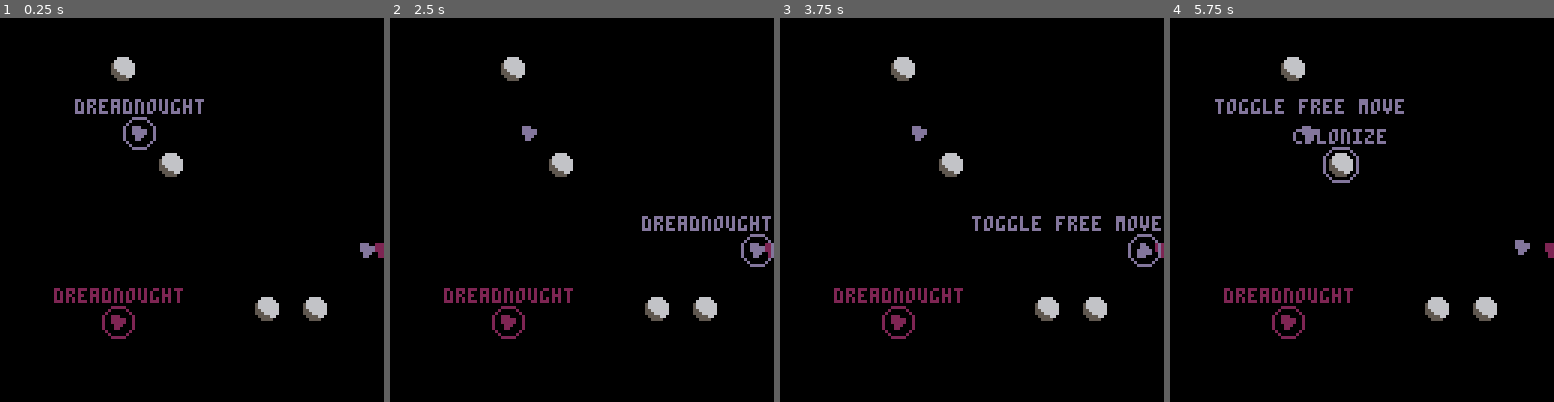
Above: before the commit, frames 1-4 (left to right).
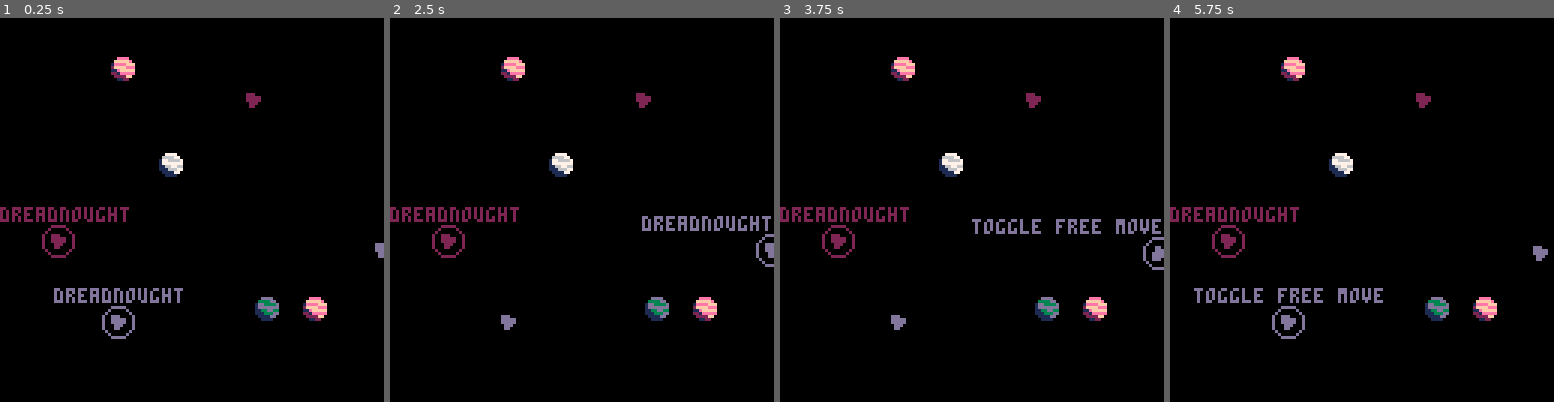
Above: after the commit, the same moments.

Repository: ironchestgames/pico-8-carts
Game: PICO-8 cartridge spacewar.p8
Same seed, same stepped clock (60 frames per second), same inputs: the game is played once before the commit and once after it.
Inputs:
- Up to frame 1 (0.25 s): no input
- Up to frame 2 (2.5 s): tap X (X key) at 0.33, 1.07, 1.85 s; tap O (Z key) at 0.7, 1.7, 2.1 s; hold Right 1.6-2.1 s; hold Up 2.15-2.42 s; hold Right from 2.47 s (still down)
- Up to frame 3 (3.75 s): tap O (Z key) every 0.4 s from 2.5 to 3.7 s; tap X (X key) at 2.97 s; release Right at 3.03 s; hold Left 3.08-3.58 s; hold Down from 3.63 s (still down)
- Up to frame 4 (5.75 s): release Down at 3.97 s; hold Right 4.02-4.68 s; tap X (X key) at 4.08, 5.2 s; tap O (Z key) every 0.4 s from 4.1 to 5.7 s; hold Up 4.73-5.03 s; hold Left 5.08-5.68 s; hold Down from 5.73 s (still down)

The runs differ from the first frame. In frame 1, 4.4% of the frame differs, in the area x 0-100%, y 10-84%; in frame 2, 3.7%; in frame 3, 4.5%; in frame 4, 5.5%.

Commit message:
spacewar - fix bugs, add ships shooting

Diff:
--- a/spacewar.p8
+++ b/spacewar.p8
@@ -81,11 +81,14 @@
 
 for _p in all(planets) do
  _p.isplanet=true
+ _p.spr=240+flr(rnd(12))
+ _p.text={}
+ _p.action={}
  _p.items={
-  {x=_p.x-11,y=_p.y-11},
-  {x=_p.x+11,y=_p.y-11},
-  {x=_p.x-11,y=_p.y+11},
-  {x=_p.x+11,y=_p.y+11},
+  {x=_p.x-11,y=_p.y-11,text={},action={}},
+  {x=_p.x+11,y=_p.y-11,text={},action={}},
+  {x=_p.x-11,y=_p.y+11,text={},action={}},
+  {x=_p.x+11,y=_p.y+11,text={},action={}},
  }
 end
 
@@ -96,8 +99,8 @@
 
  -- add player ships
  for _ship in all(_pl.ships) do
-  _ship.text=nil
-  _ship.action=function()
+  _ship.text[_pl.owner]=nil
+  _ship.action[_pl.owner]=function()
    _pl.curlevel=2
   end
  end
@@ -106,8 +109,8 @@
  -- add player planets
  for _planet in all(planets) do
   if _planet.owner == _pl.owner then
-   _planet.text='build'
-   _planet.action=function()
+   _planet.text[_pl.owner]='build'
+   _planet.action[_pl.owner]=function()
     _pl.curlevel=2
    end
    add(_items,_planet)
@@ -130,8 +133,8 @@
   for _i=1,#_pl.shiptypes do
    local _shiptype=_pl.shiptypes[_i]
    _planet.items[_i].sprite=_shiptype.sprite
-   _planet.items[_i].text=_shiptype.name
-   _planet.items[_i].action=function()
+   _planet.items[_i].text[_pl.owner]=_shiptype.name
+   _planet.items[_i].action[_pl.owner]=function()
     _planet.orders='build'
     _planet.shiptype=_shiptype
     _planet.duration=_shiptype.duration
@@ -144,37 +147,37 @@
 
  else
 
-  _pl.sel1.text=nil
+  _pl.sel1.text[_pl.owner]=nil
   if _pl.sel1 == _pl.sel2 then
-   _pl.sel1.text='toggle free move'
-  end
-  _pl.sel1.action=function()
+   _pl.sel1.text[_pl.owner]='toggle free move'
+  end
+  _pl.sel1.action[_pl.owner]=function()
    _pl.curlevel=3
-   _pl.sel1.text=''
+   _pl.sel1.text[_pl.owner]=''
    _pl.sel3=_pl.sel1
   end
   add(_items,_pl.sel1)
 
   -- add planets
   for _planet in all(planets) do
-   _planet.text=nil
+   _planet.text[_pl.owner]=nil
    if _planet.owner == _pl.owner then
-    _planet.text='go to'
-    _planet.action=function()
+    _planet.text[_pl.owner]='go to'
+    _planet.action[_pl.owner]=function()
      shipgoto(_pl.sel1,_planet)
      _pl.sel1.orders=nil
      _pl.curlevel=1
     end
    elseif not _planet.owner then
-    _planet.text='colonize'
-    _planet.action=function()
+    _planet.text[_pl.owner]='colonize'
+    _planet.action[_pl.owner]=function()
      shipgoto(_pl.sel1,_planet)
      _pl.sel1.orders='colonize'
      _pl.curlevel=1
     end
    elseif _planet.owner and _planet.owner != _pl.owner then
-    _planet.text='invade'
-    _planet.action=function()
+    _planet.text[_pl.owner]='invade'
+    _planet.action[_pl.owner]=function()
      shipgoto(_pl.sel1,_planet)
      _pl.sel1.orders='invade'
      _pl.curlevel=1
@@ -207,13 +210,13 @@
    local _item={
     x=_x,
     y=_y,
-    text='move here',
-    action=function()
+    text={[_pl.owner]='move here'},
+    action={[_pl.owner]=function()
      _pl.sel2.targetx=_x
      _pl.sel2.targety=_y
      _pl.sel2.target=nil
      _pl.curlevel=1
-    end,
+    end},
    }
    local _tooclose=false
    for _planet in all(planets) do
@@ -251,22 +254,29 @@
  [1]={
   owner=1,
   col=13,
+  lasercol=12,
   shiptypes={
    {
     name='fighters',
     sprite=4,
+    hp=4,
+    range=8,
     spd=0.05,
     duration=1200,
    },
    {
     name='corvettes',
     sprite=8,
+    hp=6,
+    range=8,
     spd=0.04,
     duration=1200,
    },
    {
     name='dreadnought',
     sprite=0,
+    hp=8,
+    range=8,
     spd=0.025,
     duration=1200,
    },
@@ -282,10 +292,12 @@
  [2]={
   owner=2,
   col=2,
+  lasercol=8,
   shiptypes={
    {
     name='fighters',
     sprite=4,
+    hp=4,
     range=8,
     spd=0.05,
     duration=1200,
@@ -293,6 +305,7 @@
    {
     name='corvettes',
     sprite=8,
+    hp=6,
     range=8,
     spd=0.04,
     duration=1200,
@@ -300,6 +313,7 @@
    {
     name='dreadnought',
     sprite=0,
+    hp=8,
     range=8,
     spd=0.025,
     duration=1200,
@@ -342,9 +356,12 @@
 for _ship in all(allships) do
  _ship.targetx,_ship.targety=_ship.x,_ship.y
  _ship.spd=0.05
+ _ship.hp=8
  _ship.range=8
  _ship.name='dreadnought'
  _ship.sprite=0
+ _ship.text={}
+ _ship.action={}
 end
 
 
@@ -366,7 +383,7 @@
    if btnp(0,_btnpi) or btnp(1,_btnpi) or btnp(2,_btnpi) or btnp(3,_btnpi) then
     _player[_selkey]=perfselect(_btnpi,_player[_selkey],_items)
    elseif btnp(4,_btnpi) then
-    _player[_selkey].action()
+    _player[_selkey].action[_player.owner]()
    elseif btnp(5,_btnpi) then
     _player.curlevel=mid(0,_player.curlevel-1,2)
    end
@@ -387,6 +404,8 @@
     _ship.targetx=_x
     _ship.targety=_y
     _ship.owner=_planet.owner
+    _ship.text={}
+    _ship.action={}
     add(_player.ships,_ship)
     _planet.c=0
    end
@@ -394,8 +413,38 @@
  end
 
  -- move ships
+ local _allships={}
+ for _player in all(players) do
+  _allships=concat(_allships,_player.ships)
+ end
  for _player in all(players) do
   for _ship in all(_player.ships) do
+   if _ship.hp <= 0 then
+    goto continue
+   end
+   local _isattacking=nil
+   for _othership in all(_allships) do
+    if _othership.owner != _ship.owner and
+       dist(_ship.x,_ship.y,_othership.x,_othership.y) < _ship.range then
+     _ship.shoottarget=_othership
+     if _ship.shootc == nil or _ship.shootc < 0 then
+      _ship.shootc=90+flr(rnd(20))-10
+     end
+     _ship.shootc-=1
+     _isattacking=true
+     if _ship.shootc == 10 then
+      -- play sound effect
+      _othership.hp-=1
+     end
+     break
+    end
+   end
+   if _isattacking then
+    goto continue
+   end
+   _ship.shootc=nil
+   _ship.shoottarget=nil
+
    if dist(_ship.x,_ship.y,_ship.targetx,_ship.targety) < 4 then
     _ship.targetx,_ship.targety=_ship.x,_ship.y
     if _ship.target then
@@ -419,8 +468,6 @@
       end
      elseif _ship.orders == 'bomb' then
       -- pass
-     elseif _ship.orders == 'attack' then
-
      end
     end
    else
@@ -428,8 +475,25 @@
     _ship.x+=cos(_a)*_ship.spd
     _ship.y+=sin(_a)*_ship.spd
    end
-  end
- end
+   ::continue::
+  end
+ end
+
+ -- remove destroyed ships
+ for _player in all(players) do
+  for _ship in all(_player.ships) do
+   if _ship.hp <= 0 then
+    del(_player.ships,_ship)
+    if _player.sel1 == _ship then
+     _player.sel1=nil
+    end
+    if _player.sel2 == _ship then
+     _player.sel2=nil
+    end
+   end
+  end
+ end
+
 end
 
 
@@ -443,7 +507,7 @@
  -- draw planets
  for _p in all(planets) do
   local _x,_y=_p.x-3,_p.y-3
-  spr(240,_x,_y)
+  spr(_p.spr,_x,_y)
   if _p.owner then
    local _y2=_y+9
    line(_x,_y2,_x+7,_y2,1)
@@ -462,6 +526,16 @@
    spr(_ship.sprite+_a4,_ship.x-3,_ship.y-3)
   end
   pal(1,1)
+ end
+
+ -- draw lasers
+ for _player in all(players) do
+  for _ship in all(_player.ships) do
+   if _ship.shootc and _ship.shootc <= 10 then
+    line(_ship.x,_ship.y,_ship.shoottarget.x,_ship.shoottarget.y,_player.lasercol)
+    circfill(_ship.shoottarget.x,_ship.shoottarget.y,2,_player.lasercol)
+   end
+  end
  end
 
  -- draw selection
@@ -471,8 +545,8 @@
    local _cursel=_player['sel'.._player.curlevel]
    if _cursel then
     if _player.curlevel == 2 then
-     if not _player.sel1.isplanet then
-      local _str=_player.sel1.text or _player.sel1.name or ''
+     if _player.sel1 and not _player.sel1.isplanet then
+      local _str=_player.sel1.text[_player.owner] or _player.sel1.name or ''
       print(_str,getstrx(_str,_player.sel1.x),_player.sel1.y-11,1)
      else
       for _item in all(_player.items) do
@@ -489,12 +563,15 @@
     else -- is ship
      sspr(12,48,11,11,_cursel.x-5,_cursel.y-5)
     end
-    local _str=_cursel.text or _cursel.name or ''
+    local _str=_cursel.text[_player.owner] or _cursel.name or ''
     print(_str,getstrx(_str,_cursel.x),_cursel.y-11,1)
    end
    pal(1,1)
   end
  end
+
+ -- print(stat(0),0,0,5)
+ -- print(stat(1),0,6,5)
 end
 
 __gfx__
@@ -618,11 +695,11 @@
 00000000000000000000000000000000000000000000000000000000000000000000000000000000000000000000000000000000000000000000000000000000
 00000000000000000000000000000000000000000000000000000000000000000000000000000000000000000000000000000000000000000000000000000000
 00000000000000000000000000000000000000000000000000000000000000000000000000000000000000000000000000000000000000000000000000000000
-00666600000000000000000000000000000000000000000000000000000000000000000000000000000000000000000000000000000000000000000000000000
-06666660000000000000000000000000000000000000000000000000000000000000000000000000000000000000000000000000000000000000000000000000
-56666666000000000000000000000000000000000000000000000000000000000000000000000000000000000000000000000000000000000000000000000000
-56666666000000000000000000000000000000000000000000000000000000000000000000000000000000000000000000000000000000000000000000000000
-55666666000000000000000000000000000000000000000000000000000000000000000000000000000000000000000000000000000000000000000000000000
-55566666000000000000000000000000000000000000000000000000000000000000000000000000000000000000000000000000000000000000000000000000
-05555660000000000000000000000000000000000000000000000000000000000000000000000000000000000000000000000000000000000000000000000000
-00555500000000000000000000000000000000000000000000000000000000000000000000000000000000000000000000000000000000000000000000000000
+006666000044440000dd990000ccbb0000eeff000088880000eeee0000aaaa0000ffff000077770000dddd000022220000777700000000000000000000000000
+06666660044444400dddd9900ccccbb00eeeeff0099999800fffffe0099999a009999ff00666677003333dd0044442200cccc770000000000000000000000000
+1666666614444444299ddddd3bbccccc4ffeeeee188889991eeeefff2aaaa9991ff9999f177666671dd3333d12244442177cccc7000000000000000000000000
+1666666614444444299999dd3bbbbbcc4fffffee299998882ffffeee49999aaa1fffffff177777771ddddddd1222222217777777000000000000000000000000
+116666661144444422999dd933bbbccb44fffeef1189999911efffff22a999991199ff99116677661133dd331144224411cc77cc000000000000000000000000
+111666661114444412299d99133bbcbb244ffeff22188888221eeeee444aaaaa111999ff11166677111333dd11144422111ccc77000000000000000000000000
+011116600111144001122dd001133cc002244ee00222299002222ff00224499001111ff00111177001111dd00111122001111770000000000000000000000000
+00111100001111000011110000111100002222000011220000112200002222000011110000111100001111000011110000111100000000000000000000000000
